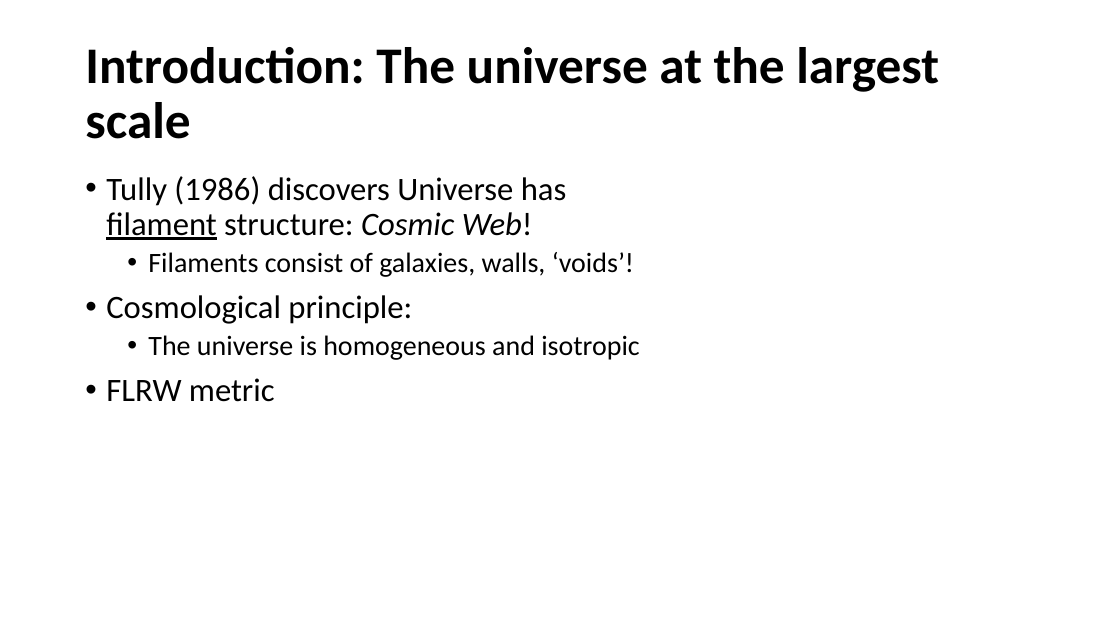
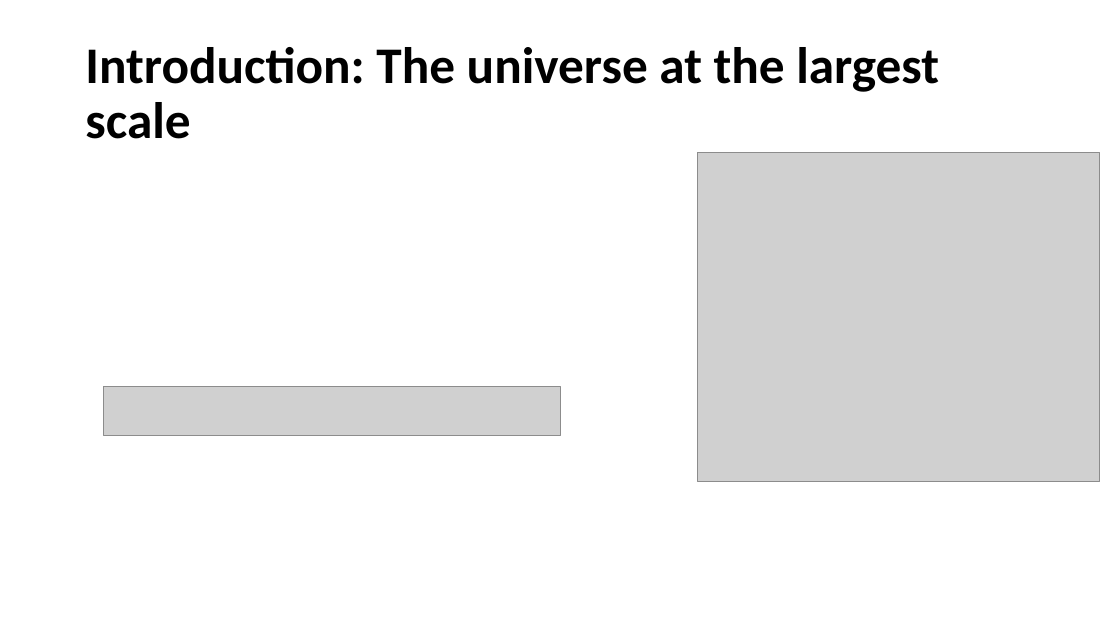
Before and after one commit to jimvanveenhuyzen/FLAMINGO, a slide deck: slide 4 of Colloquium.pptx. Drawn at 1120x630 pixels with LibreOffice and Linux fonts; fonts in the diff are those of the drawing; grey boxes stand for pictures. Boxes give left, top, right and bottom in pixels: in the first picture for what was removed or moved away, otherwise in the second. Text is boxed around its words. In the diff, an @@ line names an element or a change of style, - is before the commit and + after.

```diff
--- a/Colloquium.pptx
+++ b/Colloquium.pptx
@@ text removed at (106, 176, 640, 402) @@
-• Tully (1986) discovers Universe has filament structure: Cosmic Web!
-  • Filaments consist of galaxies, walls, ‘voids’!
-• Cosmological principle:
-  • The universe is homogeneous and isotropic
-• FLRW metric
@@ picture added at (698, 152, 1101, 481) @@
@@ picture added at (103, 386, 560, 435) @@
```
Also in this commit, not shown: 1 other slide changed, 2 slides added.
